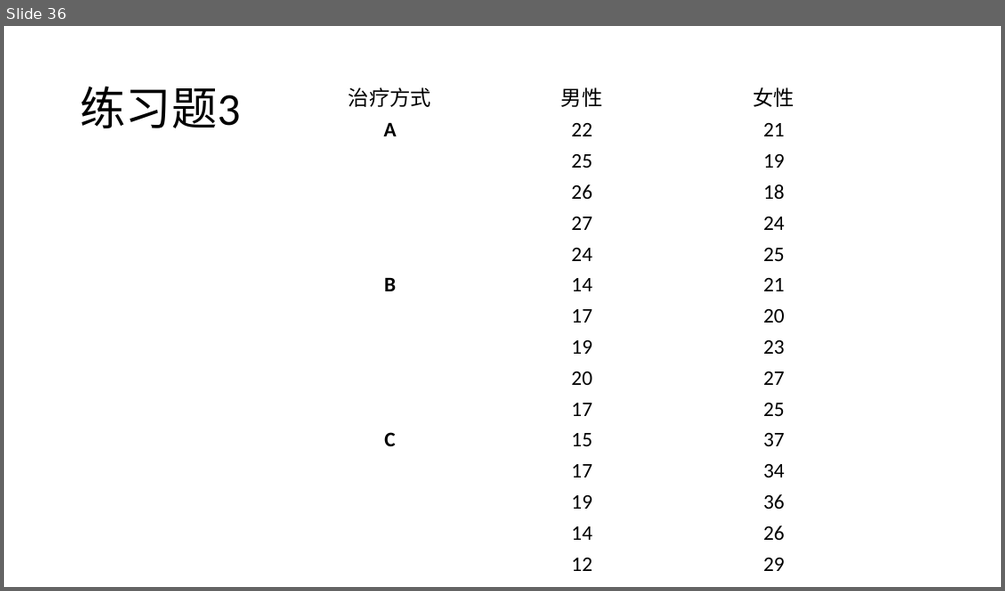
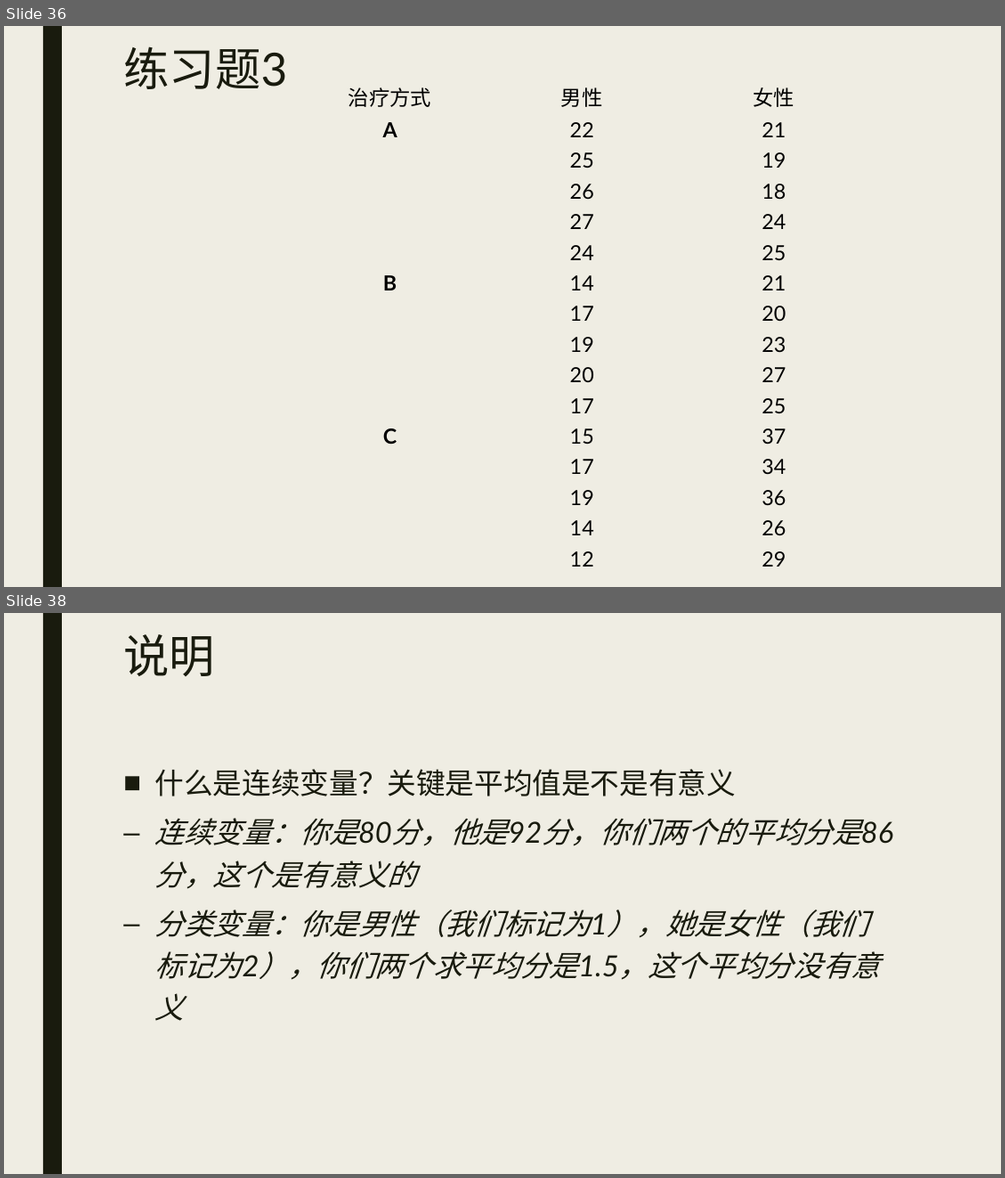
Before and after one commit to beneon/medstat, a slide deck: lect-5/anova.pptx. Shown one above the other, each under a label of ours: slide 36 before the commit, slides 36 and 38 after it; the slides between them are not shown. The pictures are 1005x591 and 1005x1178 pixels, drawn with LibreOffice and Linux fonts; fonts in the diff are those of the drawing. Boxes give left, top, right and bottom in pixels: in the first picture for what was removed or moved away, otherwise in the second. Text is boxed around its words. In the diff, an @@ line names an element or a change of style, - is before the commit and + after.

```diff
--- a/lect-5/anova.pptx
+++ b/lect-5/anova.pptx
@@ slide 38 added at [4, 613, 1001, 1174], background #EFEDE3; not listed: 1 template element that a slide beside it also shows @@
@@ title added at [123, 634, 215, 676], 44 pt, text #191B0E @@
+说明
@@ text added at [155, 769, 881, 1021], 28 pt, text #191B0E, italic @@
+■ 什么是连续变量？关键是平均值是不是有意义
+  – 连续变量：你是80分，他是92分，你们两个的平均分是86分，这个是有意义的
+  – 分类变量：你是男性（我们标记为1），她是女性（我们标记为2），你们两个求平均分是1.5，这个平均分没有意义
@@ slide 36 changed as well @@
@@ background #FFFFFF to #EFEDE3 @@
@@ rectangle added at [43, 26, 62, 587], fill #191B0E @@
@@ title "练习题3": place and size @@
-title "练习题3" at [80, 86, 240, 128]
+title "练习题3" at [123, 46, 287, 89]
@@ title "练习题3" at [123, 46, 287, 89]: font Calibri to Lato, text colour #000000 to #191B0E; line spacing 0.9 to 0.89; vertical alignment middle to top @@
@@ table at [294, 79, 871, 570] @@
@@ font Calibri to Lato @@
```
Also in this commit, not shown: 34 other slides changed, 4 other slides added, 1 slide removed, 3 other files.
